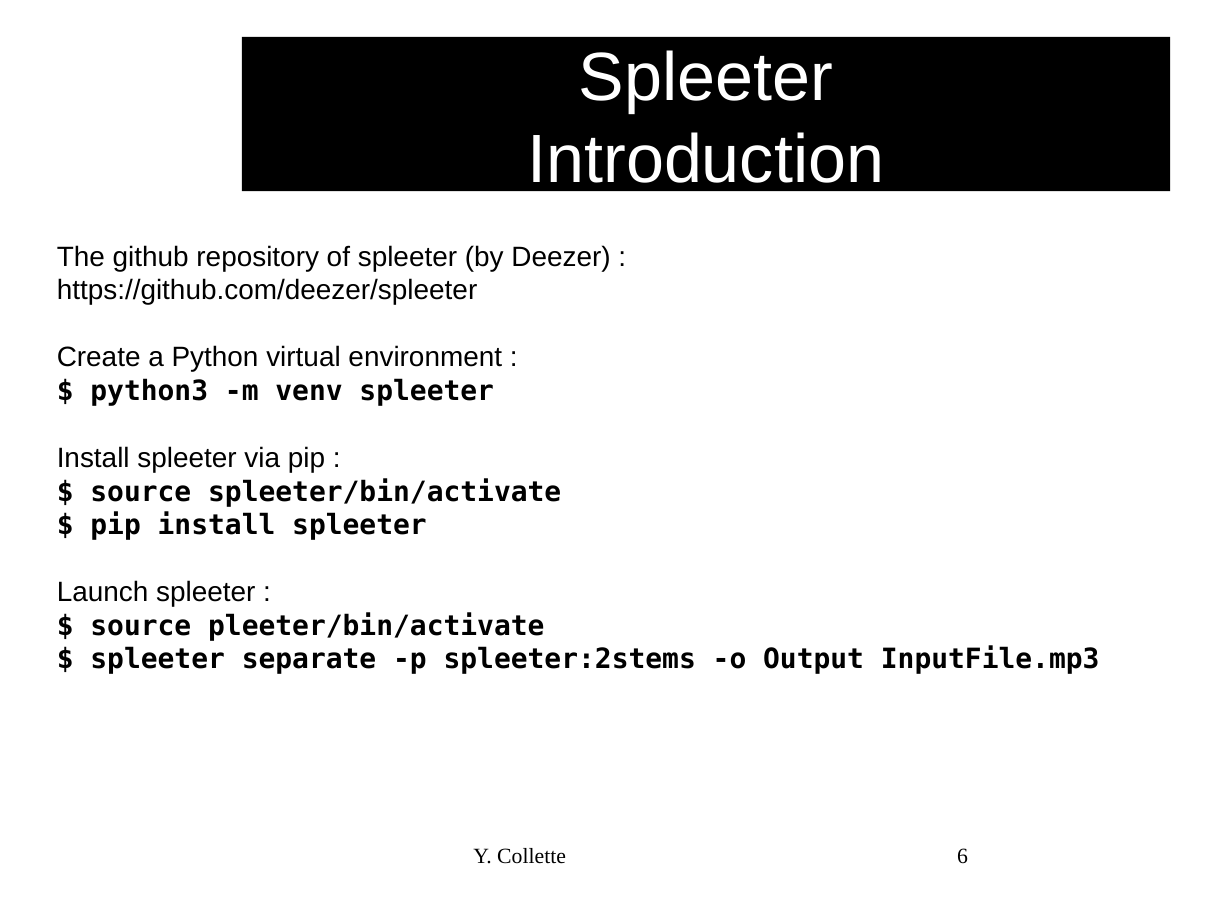
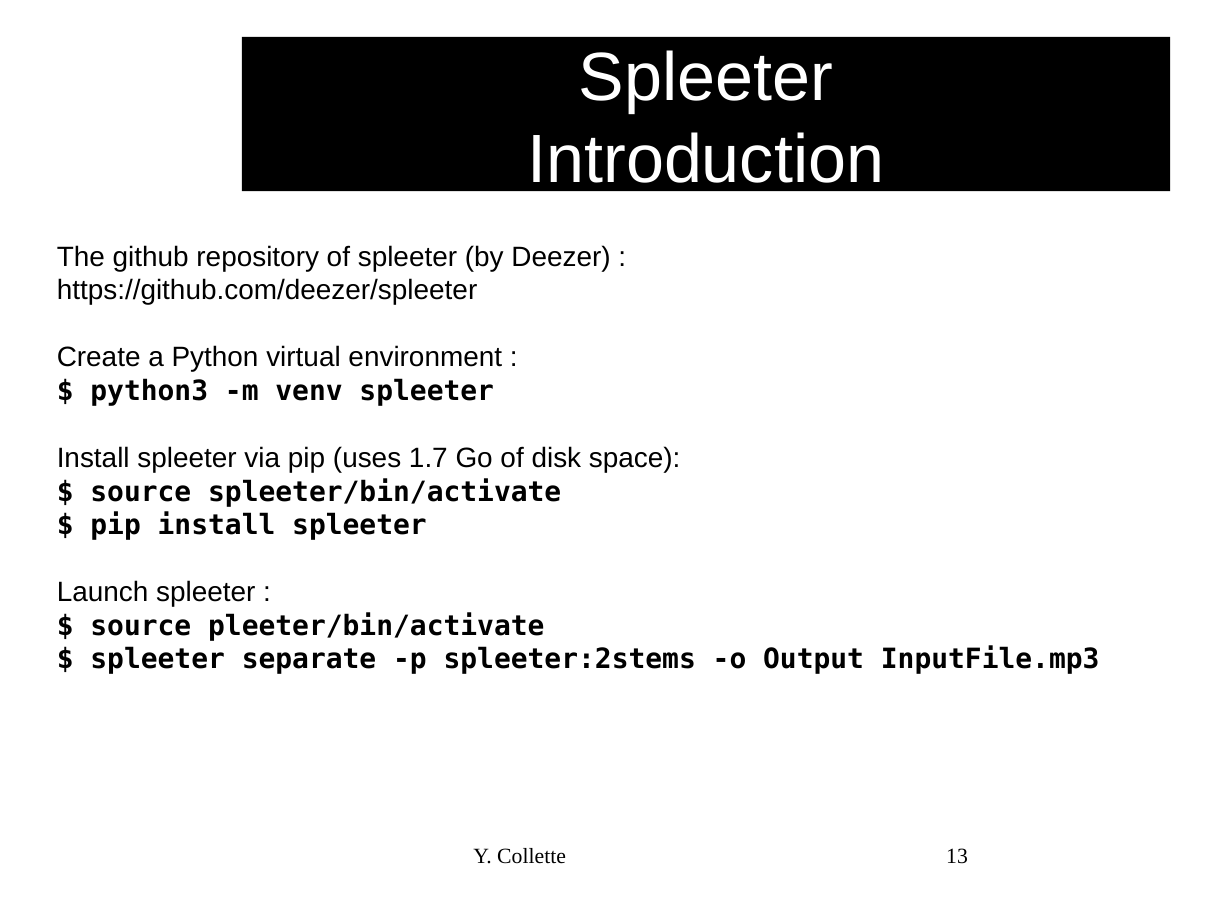
Before and after one commit to audinux/audinux.github.io, a slide deck: slide 13 of workshop/audio/Audacity.odp (slide 6 before the commit). Drawn at 1232x924 pixels with LibreOffice and Linux fonts; fonts in the diff are those of the drawing; background and template pictures are left out. Boxes give left, top, right and bottom in pixels: in the first picture for what was removed or moved away, otherwise in the second. Text is boxed around its words. In the diff, an @@ line names an element or a change of style, - is before the commit and + after.

```diff
--- a/workshop/audio/Audacity.odp
+++ b/workshop/audio/Audacity.odp
@@ text at [57,446,681,472]: text changed @@
-Install spleeter via pip :
+Install spleeter via pip (uses 1.7 Go of disk space):
@@ page number at [946,848,968,864]: text changed @@
-6
+13
```
Also in this commit, not shown: 4 other slides changed, 8 slides added, 5 other files.
